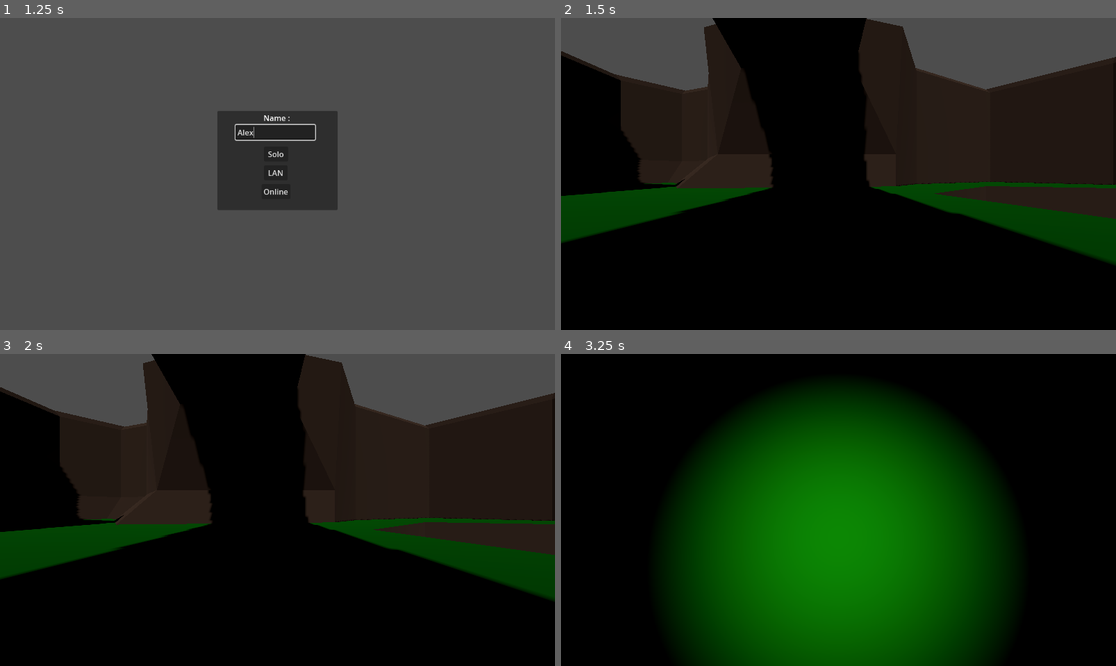
Above: before the commit, frames 1-4 (two rows, left to right).
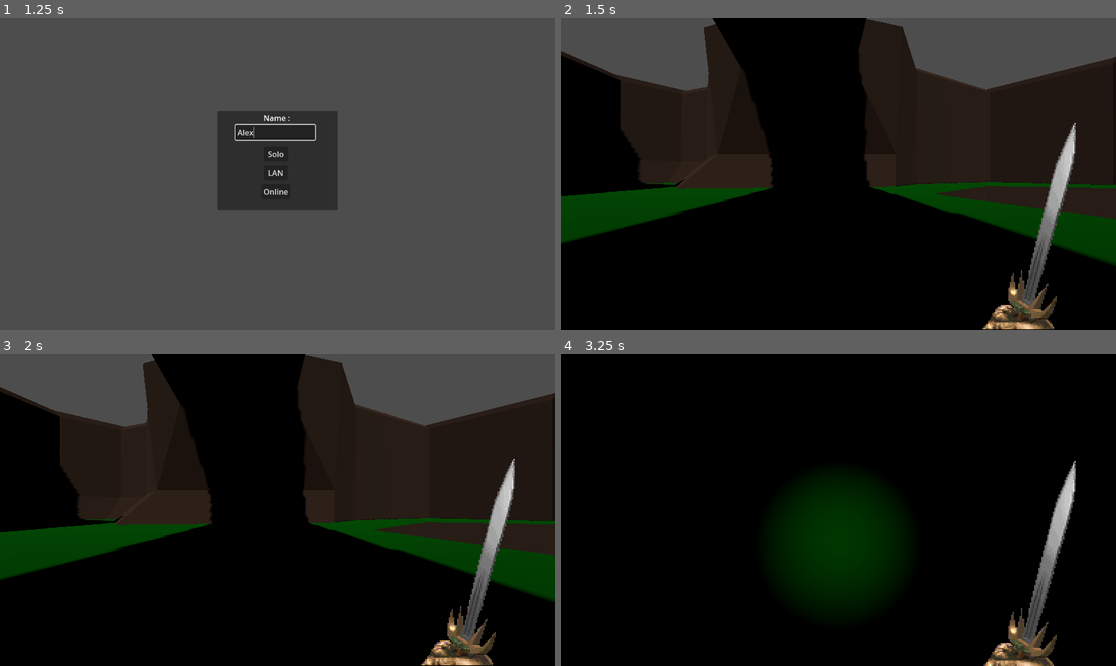
Above: after the commit, the same moments.

Repository: AdrienPiechocki/Magus-Opus
Game: Godot game, scene res://Scenes/Lobby.tscn
Same seed, same stepped clock (60 frames per second), same inputs: the game is played once before the commit and once after it.
Inputs (mouse positions are in pixels of both pictures, inside the frame that each line leads up to):
- Up to frame 1 (1.25 s): click (277, 133) at 0.52 s; type "Alex" at 0.6 s
- Up to frame 2 (1.5 s): click "Solo" at 1.25 s
- Up to frame 3 (2 s): no input
- Up to frame 4 (3.25 s): move the mouse to (960, 494) at 2.02 s; hold D (right) 2.03-2.78 s; hold Shift (sprint) 2.03-2.78 s; tap L (light) at 2.1 s; tap Space (jump) at 2.27, 2.57, 3.02, 3.05 s; move the mouse to (727, 525) at 2.77 s; hold S (backward) from 2.78 s (still down); tap Shift (sprint) at 2.85 s

Frame 1 is identical in both runs. In frame 2, 2.7% of the frame differs, in the area x 0-100%, y 0-100%; in frame 3, 2.8%; in frame 4, 50%, in the area x 18-93%, y 10-100%.

Commit message:
Started hands implementation

Diff:
--- a/Prefabs/Players/player.tscn
+++ b/Prefabs/Players/player.tscn
@@ -12,6 +12,7 @@
 [ext_resource type="Texture2D" uid="uid://b3122ebgkgy5" path="res://Graphics/textures/Player/Idle/Player_W.png" id="10_14hcy"]
 [ext_resource type="Texture2D" uid="uid://dv1v55jegty1g" path="res://Graphics/textures/Player/Idle/Player_NW.png" id="11_tbr1p"]
 [ext_resource type="Script" uid="uid://c2s40v7gla3u6" path="res://Scripts/PlayerInputs.gd" id="12_havlv"]
+[ext_resource type="Texture2D" uid="uid://yxmd5clogng3" path="res://Graphics/textures/Player/Hands/Dagger/Dagger_Idle.PNG" id="12_udiyv"]
 
 [sub_resource type="CapsuleShape3D" id="CapsuleShape3D_5wxv7"]
 
@@ -73,6 +74,27 @@
 light_energy = 0.0
 omni_range = 3.0
 
+[node name="Hands" type="CanvasLayer" parent="."]
+
+[node name="RightHand" type="TextureRect" parent="Hands"]
+anchors_preset = 3
+anchor_left = 1.0
+anchor_top = 1.0
+anchor_right = 1.0
+anchor_bottom = 1.0
+offset_left = -278.0
+offset_top = -429.0
+offset_right = -213.0
+offset_bottom = -286.0
+grow_horizontal = 0
+grow_vertical = 0
+scale = Vector2(3, 3)
+texture = ExtResource("12_udiyv")
+
+[node name="LeftHand" type="TextureRect" parent="Hands"]
+offset_right = 40.0
+offset_bottom = 40.0
+
 [node name="MultiplayerSynchronizer" type="MultiplayerSynchronizer" parent="."]
 replication_config = SubResource("SceneReplicationConfig_2xbkd")
 
--- a/Scenes/World.tscn
+++ b/Scenes/World.tscn
@@ -49,7 +49,7 @@
 background_mode = 2
 background_energy_multiplier = 1.5
 sky = SubResource("Sky_5nsto")
-ambient_light_source = 1
+ambient_light_source = 2
 sdfgi_read_sky_light = false
 fog_mode = 1
 fog_density = 1.0
--- a/Scripts/GameManager.gd
+++ b/Scripts/GameManager.gd
@@ -211,7 +211,7 @@
 
 func _process(_delta: float) -> void:
 	if not players.keys().is_empty():
-		_is_multiplayer.rpc_id(players.keys()[0])
+		_is_multiplayer.rpc()
 	else:
 		server_started = false
 
--- a/Scripts/Player.gd
+++ b/Scripts/Player.gd
@@ -10,12 +10,15 @@
 @onready var head = $Head
 @onready var lantern = $Head/Lantern
 @onready var sprite = $Sprite
+@onready var hands = $Hands
+@onready var left_hand = $Hands/LeftHand
+@onready var right_hand = $Hands/RightHand
 
 var lantern_lit:bool = false
 var is_name_set:bool = false
 
 var bob_time:float = 0.0
-var idle_bob_speed:float = 0.3
+var idle_bob_speed:float = 3
 var idle_bob_amount:float = 0.02
 var flicker_amount:float = 0.2
 
@@ -26,7 +29,7 @@
 	camera.current = get_node("Inputs/InputSynchronizer").is_multiplayer_authority()
 	sprite.hide()
 
-func _process(delta: float) -> void:
+func _process(_delta: float) -> void:
 	#Set player nametag:
 	if not GameManager.get_player_list().is_empty() and not is_name_set:
 		is_name_set = true
@@ -34,11 +37,7 @@
 			if player.name != name:
 				set_player_name.rpc_id(int(player.name))
 				set_visibility.rpc_id(int(player.name))
-	#Manage lantern
-	if multiplayer.multiplayer_peer == null or str(multiplayer.get_unique_id()) == str(name):
-		if Input.is_action_just_pressed("light"):
-			toggle_lantern.rpc()
-	set_lantern.rpc(delta)
+
 
 @rpc("any_peer", "call_local")
 func toggle_lantern():
@@ -68,6 +67,10 @@
 		# The client which this player represent will update the controls state, and notify it to everyone.
 		inputs.update(delta)
 		camera_bob(delta)
+		#Manage lantern
+		if Input.is_action_just_pressed("light"):
+			toggle_lantern.rpc()
+		set_lantern.rpc(delta)
 
 	if multiplayer.multiplayer_peer == null or is_multiplayer_authority():
 		# The server updates the position that will be notified to the clients.
@@ -77,7 +80,7 @@
 		position = synced_position
 
 	#handle sprint / player speed
-	speed = (14 if Input.is_action_pressed("sprint") else 7)
+	speed = (14 if Input.is_action_pressed("sprint") and is_on_floor() else 7)
 
 	#handle movement
 	velocity = inputs.motion * speed
@@ -86,10 +89,11 @@
 
 
 func camera_bob(delta:float):
-	if is_on_floor() and velocity.length() > 0:
+	if velocity.length() > 0:
 		bob_time += delta * (22 if Input.is_action_pressed("sprint") else 12)
-
 		camera.position.y = sin(bob_time) * (0.08 if Input.is_action_pressed("sprint") else 0.06)
+		hands.offset.y = -sin(bob_time) * (8 if Input.is_action_pressed("sprint") else 6)
 	else:
 		bob_time += delta * idle_bob_speed
 		camera.position.y = sin(bob_time) * idle_bob_amount
+		hands.offset.y = -sin(bob_time) * idle_bob_amount * 100
--- a/Scripts/PlayerInputs.gd
+++ b/Scripts/PlayerInputs.gd
@@ -23,7 +23,7 @@
 	#handle jump
 	if Input.is_action_pressed("jump") and get_parent().is_on_floor() and cooldown <= 0:
 		cooldown = 0.5
-		movement_dir.y = 1.5
+		movement_dir.y = (1.9 if Input.is_action_pressed("sprint") else 2.0)
 	#jump cooldown
 	if cooldown > 0:
 		cooldown -= delta
Binary file added: Graphics/textures/Player/Hands/Dagger/Dagger_Idle.PNG
Not shown, added: Graphics/textures/Player/Hands/Dagger/Dagger_Idle.PNG.import
Not shown: 1 places in Prefabs/Players/player.tscn that only renumber resources
